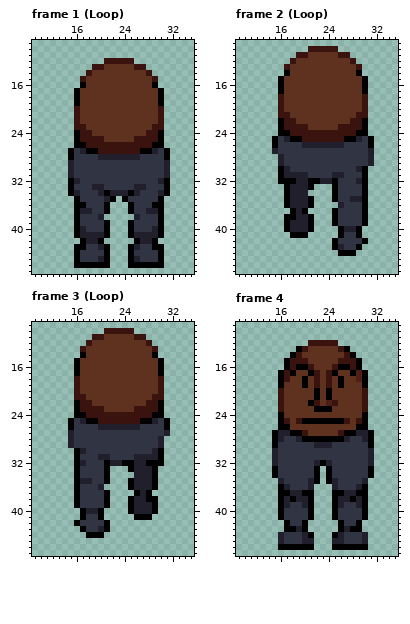
Pixel-art file, stored at Assets/SpriteLibrary/Characters/yankee_sprite temp.ase. That is the earlier state.
48x48 pixels, 9 frames. Colours within 5 levels of each other are drawn and written as one. Shown: frame 1 (Loop): x 9..35, y 9..47; frame 2 (Loop): x 9..35, y 9..47; frame 3 (Loop): x 9..35, y 9..47; frame 4: x 9..35, y 9..47. The commit also changed other frames, which this record leaves out.
After the commit:
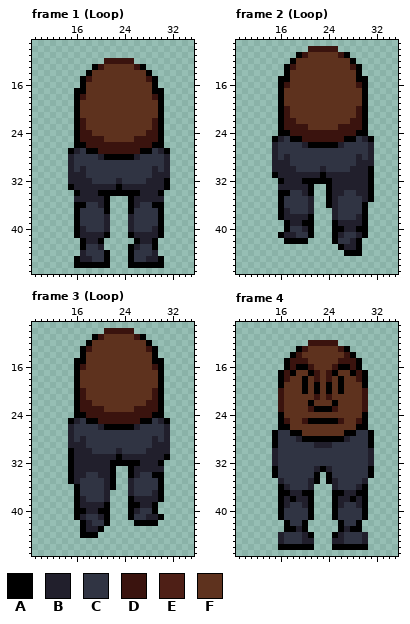
Palette (. is transparent): A #000000  B #211f2c  C #303443  D #3a130e  E #4e1f16  F #5e321e
Diff:
Changed rows in their new state; - is an unchanged pixel.
Frame 1 (Loop), layers "Layer 2", "Layer 1":
first column x 16:
13 ---A-------A---
14 --A---------A--
15 -AD---------DA-
17 -A-----------A-
18 -D-----------D-
20 A-------------A
21 A-------------A
22 AD-----------DA
23 A-------------A
first column x 15:
27 -BC-----------CB-
28 B-----AAAAA-----B
30 --B-----------B--
31 -BB-----------BB-
32 B-BB----B----BB--
33 -BBB--BBABB--BBB-
34 .ABBBA-AAA-ABBBA.
35 -BBBBBA.-.ABBBBB-
36 -----B-----B-----
37 --CC---------CC--
38 -----CB---BC-----
39 ------B---B------
40 ------B---B------
43 -.----.--------.-
44 -.B-----------B.-
45 --BB-C-----C-BB--
Frame 2 (Loop), layers "Layer 2", "Layer 1":
first column x 16:
11 ---A-------A---
12 --A---------A--
13 -AD---------DA-
15 -A-----------A-
16 -D-----------D-
18 A-------------A
19 A-------------A
20 AD-----------DA
21 A-------------A
first column x 15:
25 -BC-----------CB-
26 B-----AAAAA-----B
28 BCB-----------B--
29 B-B-----------BB-
30 BB-B----B----B-BA
31 AB----BBAB--BBBBA
32 --BB-A--AABBBB-BA
33 -BB------ABBBBBBA
34 -A-CC-A--ABB--BBA
35 -ACCCCB--AB--CCBA
36 -ACCCCB--ABC-----
37 -ABCCCB---B------
38 -ABB------B---B--
39 -----A-----BBBB--
40 ---CC-----A----A-
41 -ABBCCA---AB--BA-
42 --AAAA-------BA.-
43 ----------.ABB---
44 -----------.--A--
Frame 3 (Loop), layers "Layer 2", "Layer 1":
first column x 16:
11 ---A-------A---
12 --A---------A--
13 -AD---------DA-
15 -A-----------A-
16 -D-----------D-
18 A-------------A
19 A-------------A
20 AD-----------DA
21 A-------------A
first column x 15:
25 -BC-----------CB-
26 B-----AAAAA-----B
28 --B-----------BCB
29 -BB-----------B-B
30 AB-B----B----B-BB
31 ABBBB--BABB----BA
32 AB-BBBBAA--A-BB--
33 ABBBBBBA------BB-
34 ABB--BBA--A-CC-A-
35 ABCC--BA--BCCCCA-
36 -----CBA--BCCCCA-
37 ------B---BCCCBA-
38 --B---B------BBA-
39 --BBBB-----A-----
40 -A----A-----CC---
41 -AB--BA---ACCBBA-
42 -.AB-------AAAA--
43 ---BBA.----------
44 --A--.-----------
Frame 4, layer "Layer 1":
first column x 16:
17 -------------D-
18 -------------D-
19 ------A-A------
20 ----A-----A----
21 ------D-D------
22 ------F-FA-----
23 -----D---D-----
25 ---FD-----DF---
27 CC--F-----F--CC
28 C-------------C
first column x 22:
32 CCC
33 BAB
Pixel boxes of the changes (left, top, right, bottom) in both pictures:
changed: (74, 64, 98, 130)
changed: (140, 64, 164, 130)
changed: (68, 148, 170, 262)
changed: (272, 52, 374, 256)
changed: (68, 334, 170, 538)
changed: (278, 370, 368, 472)
